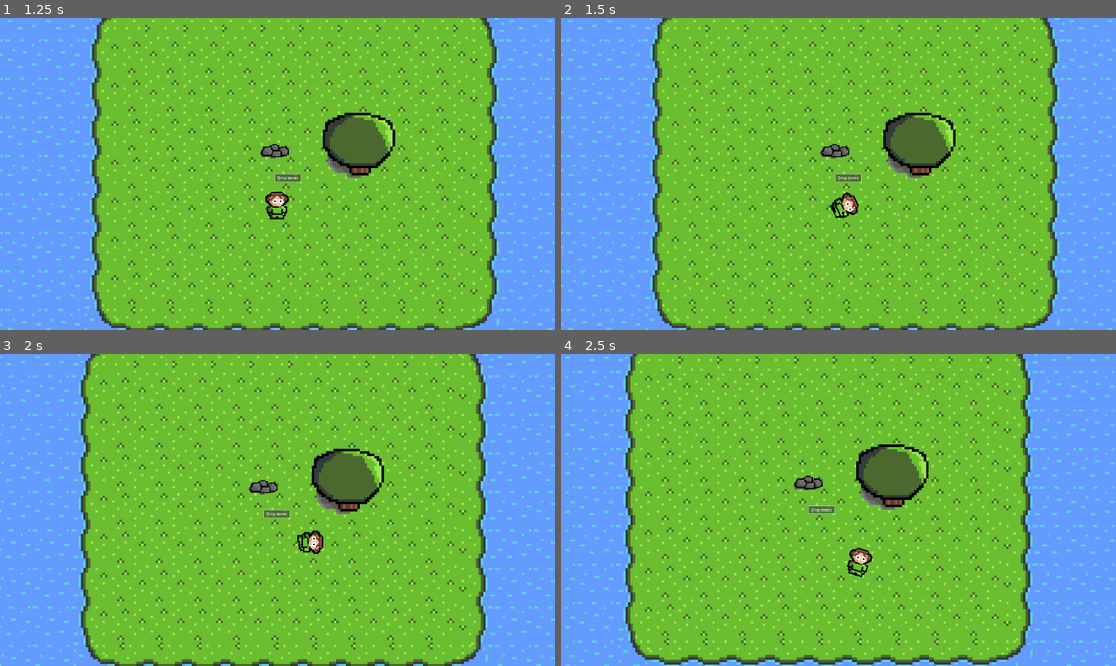
Above: before the commit, frames 1-4 (two rows, left to right).
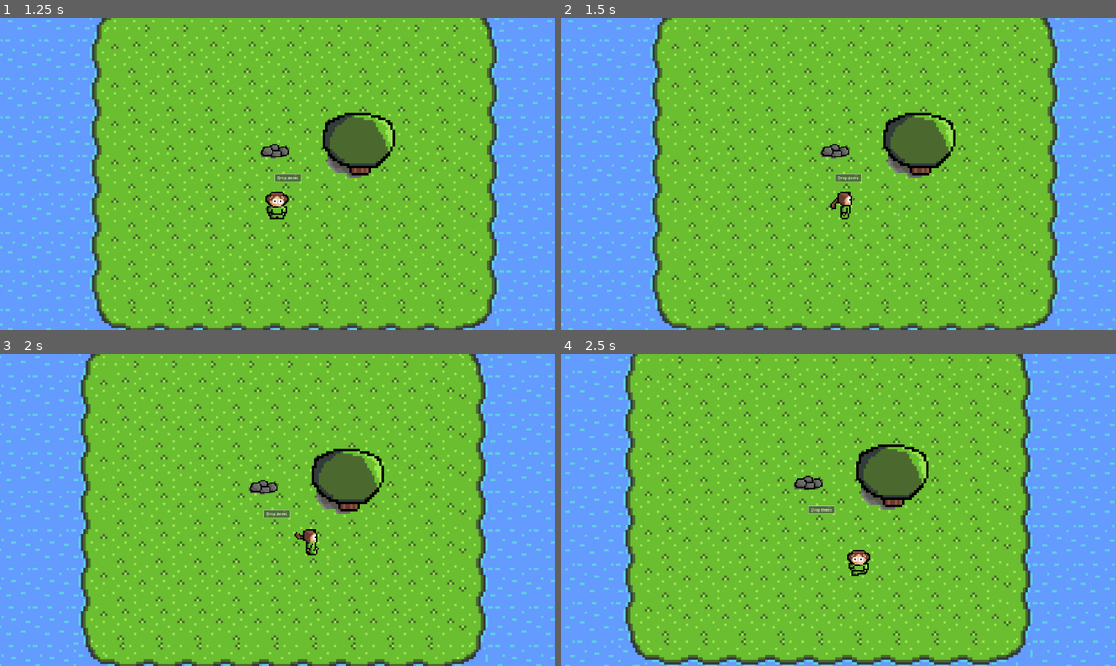
Above: after the commit, the same moments.

Repository: aubindetrez/DigitalReborn
Game: Godot game, scene res://scenes/main_scene.tscn
The game is run twice, just before and just after one commit, with the same random seed, the same clock (stepped at 60 frames per second) and the same inputs.
Inputs:
- Up to frame 1 (1.25 s): click "Drop items" at 0.5 s
- Up to frame 2 (1.5 s): tap Enter (ui_accept) at 1.25 s; hold Right (ui_right) from 1.28 s (still down)
- Up to frame 3 (2 s): keep holding Right (ui_right); tap Enter (ui_accept) at 1.52 s
- Up to frame 4 (2.5 s): release Right (ui_right) at 2.03 s; hold Down (ui_down) from 2.03 s (still down); tap Enter (ui_accept) at 2.27 s

Frame 1 is identical in both runs. In frame 2, 0.3% of the frame differs, in the area x 48-54%, y 55-65%; in frame 3, 0.3%, in the area x 53-59%, y 56-65%; in frame 4, 0.3%.

Commit message:
Play Player's animation based on it's movement

Diff:
--- a/scenes/Controller.gd
+++ b/scenes/Controller.gd
@@ -7,7 +7,7 @@
 @export var active: bool = true # Can be used to disable controller in gui window...
 
 var parent: CharacterBody2D
-@export var sprite: AnimatedSprite2D
+@export var toBeRotated: AnimationController
 
 func _ready():
 	parent = get_parent()
@@ -60,6 +60,6 @@
 
 	#if velocity.length() >= 1:
 	var target_angle = atan2(velocity.x, velocity.y)
-	var rot = sprite.get_rotation()
-	rot = lerp_angle(rot, target_angle, 0.1)
-	sprite.set_rotation(rot)
+	#var rot = toBeRotated.get_rotation()
+	#rot = lerp_angle(rot, target_angle, 0.1)
+	toBeRotated.set_rotation(target_angle)
--- /dev/null
+++ b/scenes/animate_moving_obj.gd
@@ -0,0 +1,36 @@
+extends Node
+class_name AnimationController
+
+var rotation= 0.0
+# Change the parent's node's animation based on it's movement
+var parent: AnimatedSprite2D
+
+func get_rotation():
+	return rotation
+
+func set_rotation(rot):
+	rotation = rot
+
+# Called when the node enters the scene tree for the first time.
+func _ready():
+	parent = get_parent()
+	assert(parent is AnimatedSprite2D, "The parent must be an animated sprite2d")
+
+
+var smoothed_rot = 0.0
+# Called every frame. 'delta' is the elapsed time since the previous frame.
+#       +/-PI
+# -PI/2     PI/2
+#        0
+func _process(delta):
+	smoothed_rot = lerp(rotation, smoothed_rot, 0.1)
+	if smoothed_rot < (PI/2 - PI/4) and smoothed_rot > (-PI/2 + PI/4):
+		parent.play("downward")
+	elif smoothed_rot < (-PI/2 - PI/4) or smoothed_rot > (PI/2 + PI/4):
+		parent.play("upward")
+	elif smoothed_rot < (PI - PI/4) and smoothed_rot > (0 + PI/4):
+		parent.flip_h = false
+		parent.play("right")
+	elif smoothed_rot > (-PI + PI/4) and smoothed_rot < (0 - PI/4):
+		parent.flip_h = true
+		parent.play("right")
--- a/scenes/main_scene.tscn
+++ b/scenes/main_scene.tscn
@@ -1,10 +1,11 @@
-[gd_scene load_steps=25 format=3 uid="uid://405rg1u3rtsv"]
+[gd_scene load_steps=26 format=3 uid="uid://405rg1u3rtsv"]
 
 [ext_resource type="PackedScene" uid="uid://ub2jublnx2sv" path="res://scenes/TestDropNCraft.tscn" id="1_0hwdm"]
 [ext_resource type="Texture2D" uid="uid://djx4desyus1pf" path="res://assets/floor/floor_v2.png" id="1_mi586"]
 [ext_resource type="Texture2D" uid="uid://jxfocdnhhdt8" path="res://assets/player/player_v2.png" id="2_uow8f"]
 [ext_resource type="Texture2D" uid="uid://c3dcggddw7pbt" path="res://assets/rock/rock_v2.png" id="3_fjrnr"]
 [ext_resource type="Texture2D" uid="uid://deeiwlehbwesu" path="res://assets/tree/tree_v2.png" id="4_gaol8"]
+[ext_resource type="Script" path="res://scenes/animate_moving_obj.gd" id="4_ujqmk"]
 [ext_resource type="Script" path="res://scenes/Controller.gd" id="6_ok3vd"]
 
 [sub_resource type="TileSetAtlasSource" id="TileSetAtlasSource_jivvp"]
@@ -182,16 +183,19 @@
 position = Vector2(2, -64)
 shape = SubResource("RectangleShape2D_1xxw5")
 
-[node name="Controller" type="Node" parent="Player" node_paths=PackedStringArray("sprite")]
+[node name="Controller" type="Node" parent="Player" node_paths=PackedStringArray("toBeRotated")]
 script = ExtResource("6_ok3vd")
-sprite = NodePath("../PlayerSprite")
+toBeRotated = NodePath("../PlayerSprite/ChangeAnimBasedOnMvmnt")
 
 [node name="PlayerSprite" type="AnimatedSprite2D" parent="Player"]
 position = Vector2(4, -62)
 scale = Vector2(6, 6)
 sprite_frames = SubResource("SpriteFrames_05rlv")
-animation = &"right"
+animation = &"downward"
 autoplay = "downward"
+
+[node name="ChangeAnimBasedOnMvmnt" type="Node" parent="Player/PlayerSprite"]
+script = ExtResource("4_ujqmk")
 
 [node name="Camera2D" type="Camera2D" parent="Player"]
 position = Vector2(6, -196)
